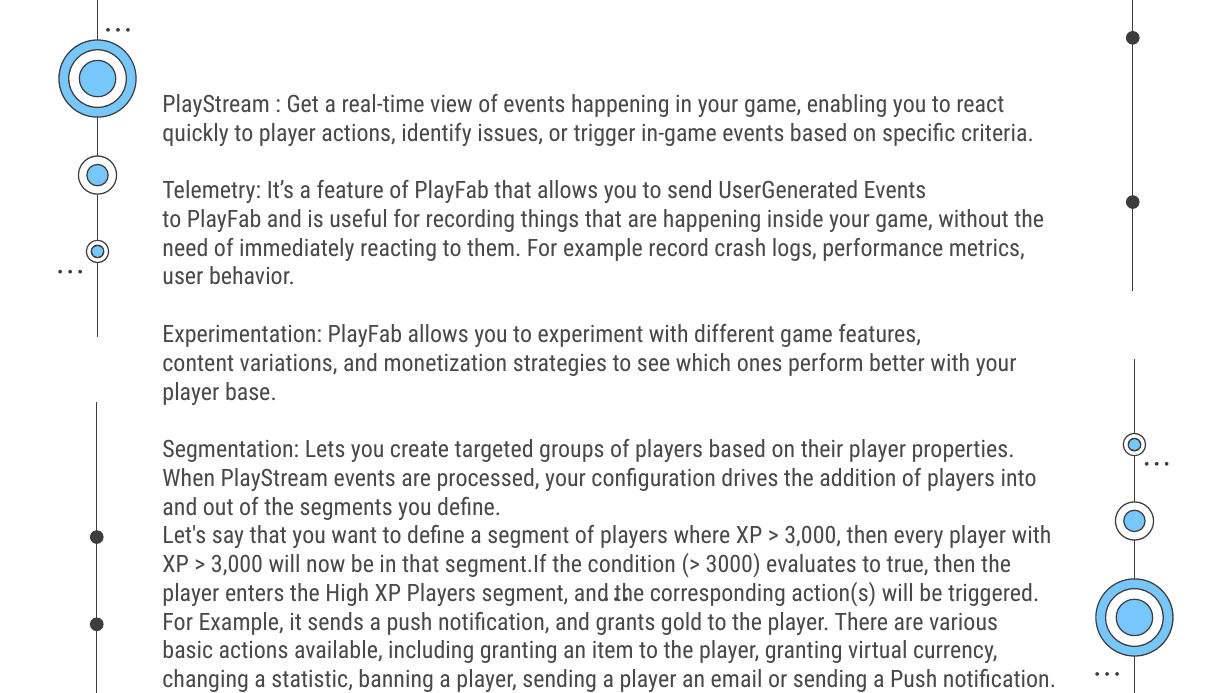
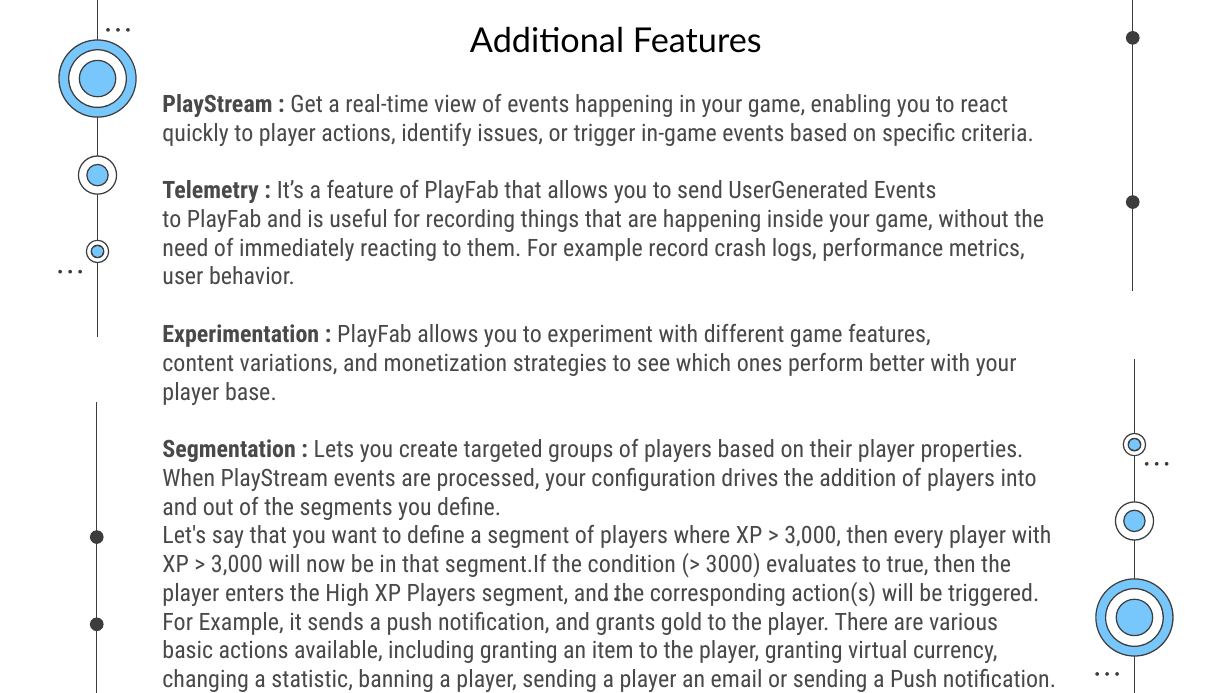
Before and after one commit to SaurabhYadav388/misc_works, a slide deck: slide 52 of Cloud_PPT/Knowledge Sharing PPT.pptx (slide 53 before the commit). Drawn at 1232x693 pixels with LibreOffice and Linux fonts; fonts in the diff are those of the drawing. Boxes give left, top, right and bottom in pixels: in the first picture for what was removed or moved away, otherwise in the second. Text is boxed around its words. In the diff, an @@ line names an element or a change of style, - is before the commit and + after.

```diff
--- a/Cloud_PPT/Knowledge Sharing PPT.pptx
+++ b/Cloud_PPT/Knowledge Sharing PPT.pptx
@@ text added at bbox=[470, 26, 762, 53], 20 pt, text #000000 @@
+Additional Features
@@ subtitle at bbox=[162, 94, 1052, 663]: spaces changed @@
-PlayStream : Get a real-time view of events happening in your game, enabling you to react quickly to player actions, identify issues, or trigger in-game events based on specific criteria.
-Telemetry: It’s a feature of PlayFab that allows you to send UserGenerated Events to PlayFab and is useful for recording things that are happening inside your game, without the need of immediately reacting to them. For example record crash logs, performance metrics, user behavior.
-Experimentation: PlayFab allows you to experiment with different game features, content variations, and monetization strategies to see which ones perform better with your player base.
-Segmentation: Lets you create targeted groups of players based on their player properties. When PlayStream events are processed, your configuration drives the addition of players into and out of the segments you define.
-Let's say that you want to define a segment of players where XP > 3,000, then every player with XP > 3,000 will now be in that segment.If the condition (> 3000) evaluates to true, then the player enters the High XP Players segment, and the corresponding action(s) will be triggered.
-For Example, it sends a push notification, and grants gold to the player. There are various basic actions available, including granting an item to the player, granting virtual currency, changing a statistic, banning a player, sending a player an email or sending a Push notification.
+PlayStream : Get a real-time view of events happening in your game, enabling you to react quickly to player actions, identify issues, or trigger in-game events based on specific criteria.
+Telemetry : It’s a feature of PlayFab that allows you to send UserGenerated Events to PlayFab and is useful for recording things that are happening inside your game, without the need of immediately reacting to them. For example record crash logs, performance metrics, user behavior.
+Experimentation : PlayFab allows you to experiment with different game features, content variations, and monetization strategies to see which ones perform better with your player base.
+Segmentation : Lets you create targeted groups of players based on their player properties. When PlayStream events are processed, your configuration drives the addition of players into and out of the segments you define.
+Let's say that you want to define a segment of players where XP > 3,000, then every player with XP > 3,000 will now be in that segment.If the condition (> 3000) evaluates to true, then the player enters the High XP Players segment, and the corresponding action(s) will be triggered.
+For Example, it sends a push notification, and grants gold to the player. There are various basic actions available, including granting an item to the player, granting virtual currency, changing a statistic, banning a player, sending a player an email or sending a Push notification.
```
Also in this commit, not shown: 3 other slides changed, 1 slide added, 3 slides removed.
